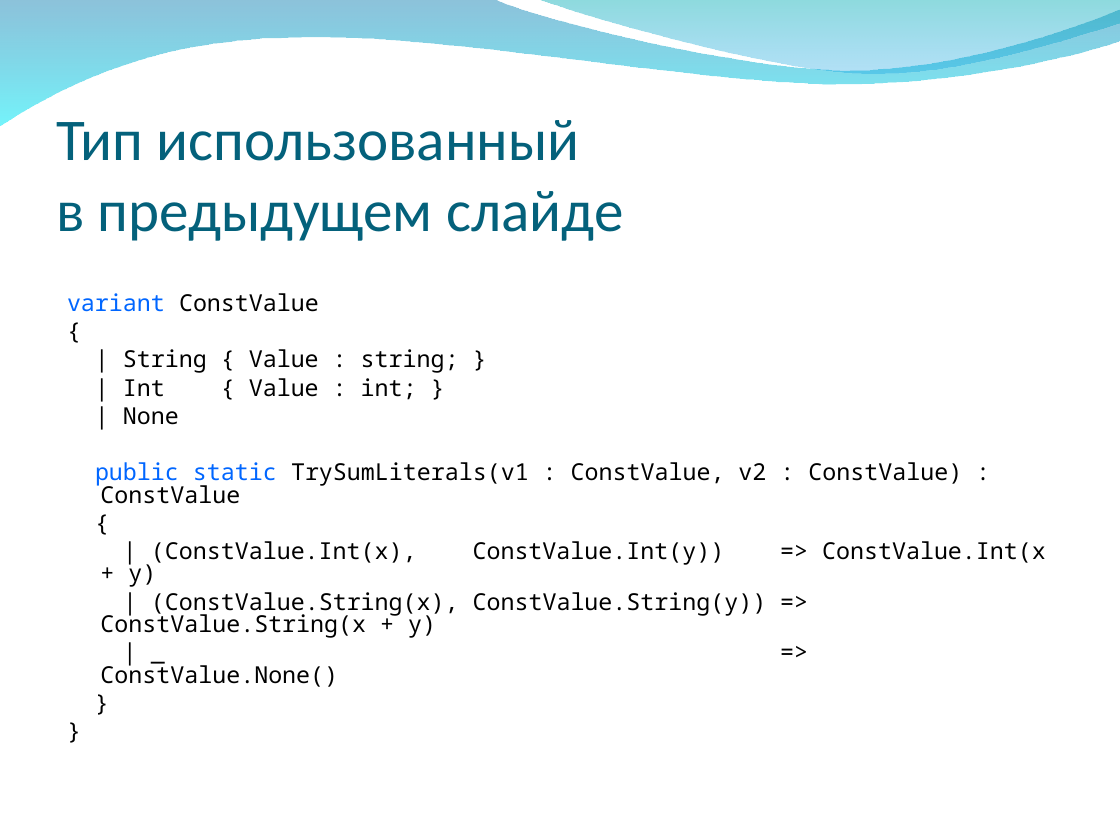
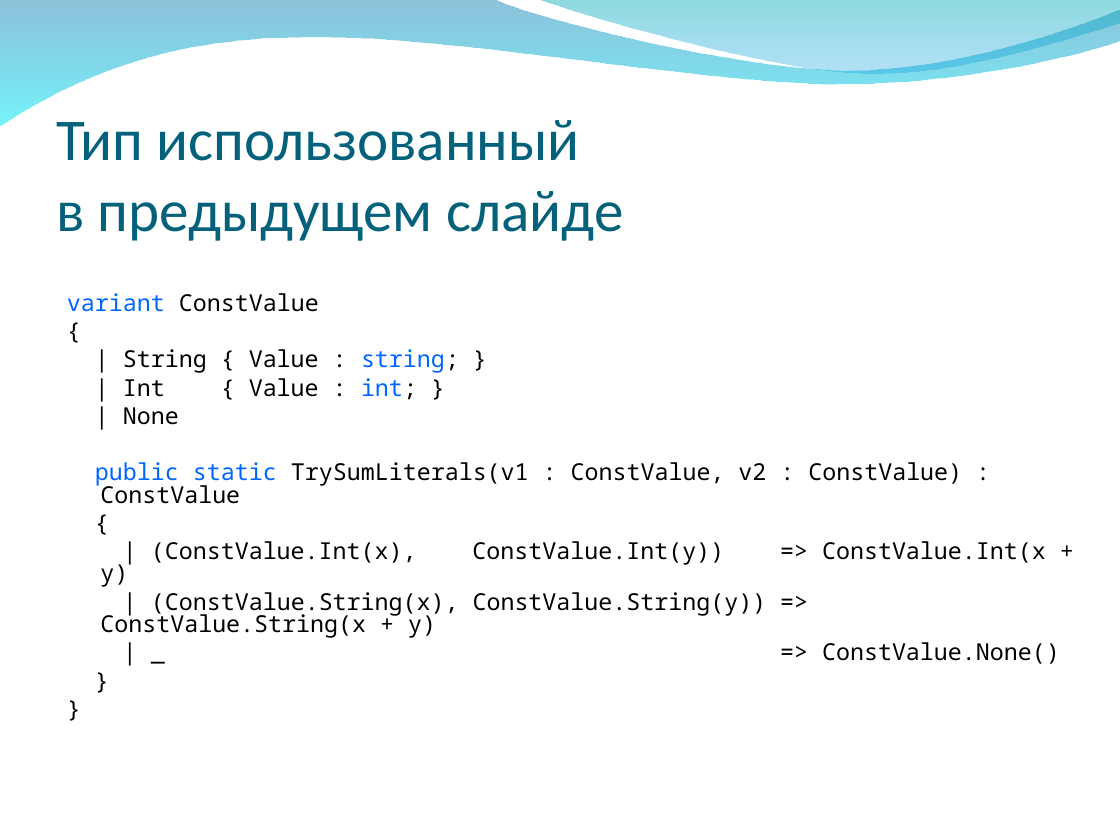
Before and after one commit to VladD2/Nemerle-Articles, a slide deck: slide 25 of N2/N2-Project/N2.ppt (slide 24 before the commit). Drawn at 1120x840 pixels with LibreOffice and Linux fonts; fonts in the diff are those of the drawing; background and template pictures are left out. Boxes give left, top, right and bottom in pixels: in the first picture for what was removed or moved away, otherwise in the second. Text is boxed around its words. In the diff, an @@ line names an element or a change of style, - is before the commit and + after.

```diff
--- a/N2/N2-Project/N2.ppt
+++ b/N2/N2-Project/N2.ppt
@@ text at (123,349,459,400): text colour #000000 to #0066FF in "string;", "int;" @@
```
Also in this commit, not shown: 18 other slides changed, 4 slides added.
